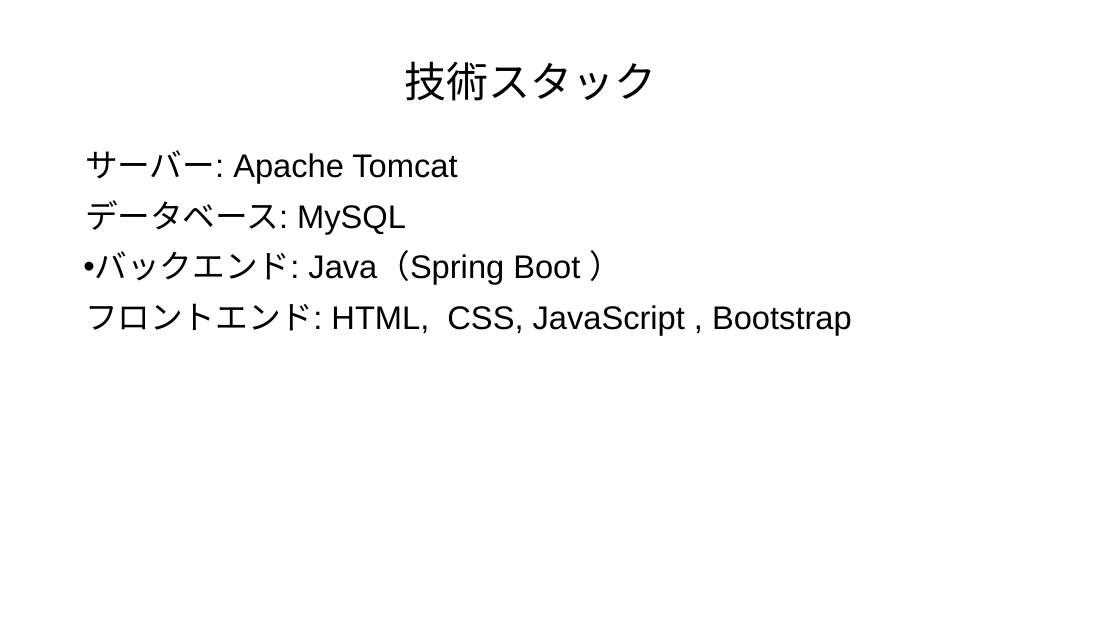
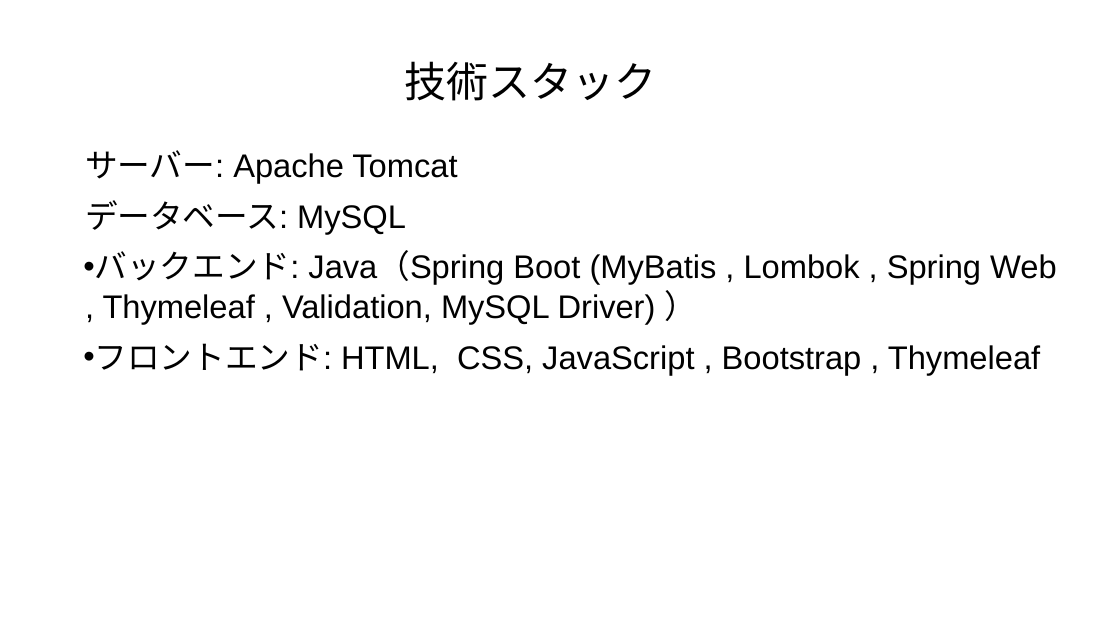
Before and after one commit to akikun918/apart-management-system, a slide deck: slide 7 of 要件定義書.pptx. Drawn at 1120x630 pixels with LibreOffice and Linux fonts; fonts in the diff are those of the drawing. Boxes give left, top, right and bottom in pixels: in the first picture for what was removed or moved away, otherwise in the second. Text is boxed around its words. In the diff, an @@ line names an element or a change of style, - is before the commit and + after.

```diff
--- a/要件定義書.pptx
+++ b/要件定義書.pptx
@@ text at <box>95,251,1056,375</box>: text changed @@
-• バックエンド: Java（Spring Boot ）
-フロントエンド: HTML, CSS, JavaScript , Bootstrap
+• バックエンド: Java（Spring Boot (MyBatis , Lombok , Spring Web , Thymeleaf , Validation, MySQL Driver) ）
+• フロントエンド: HTML, CSS, JavaScript , Bootstrap , Thymeleaf
```
Also in this commit, not shown: 1 other slide changed, 1 slide removed, 7 other files.
